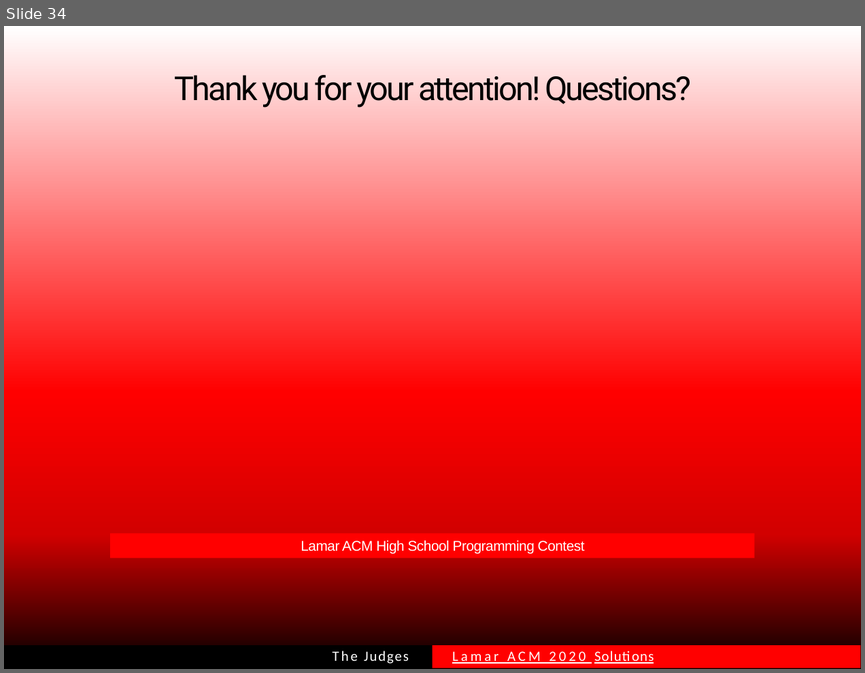
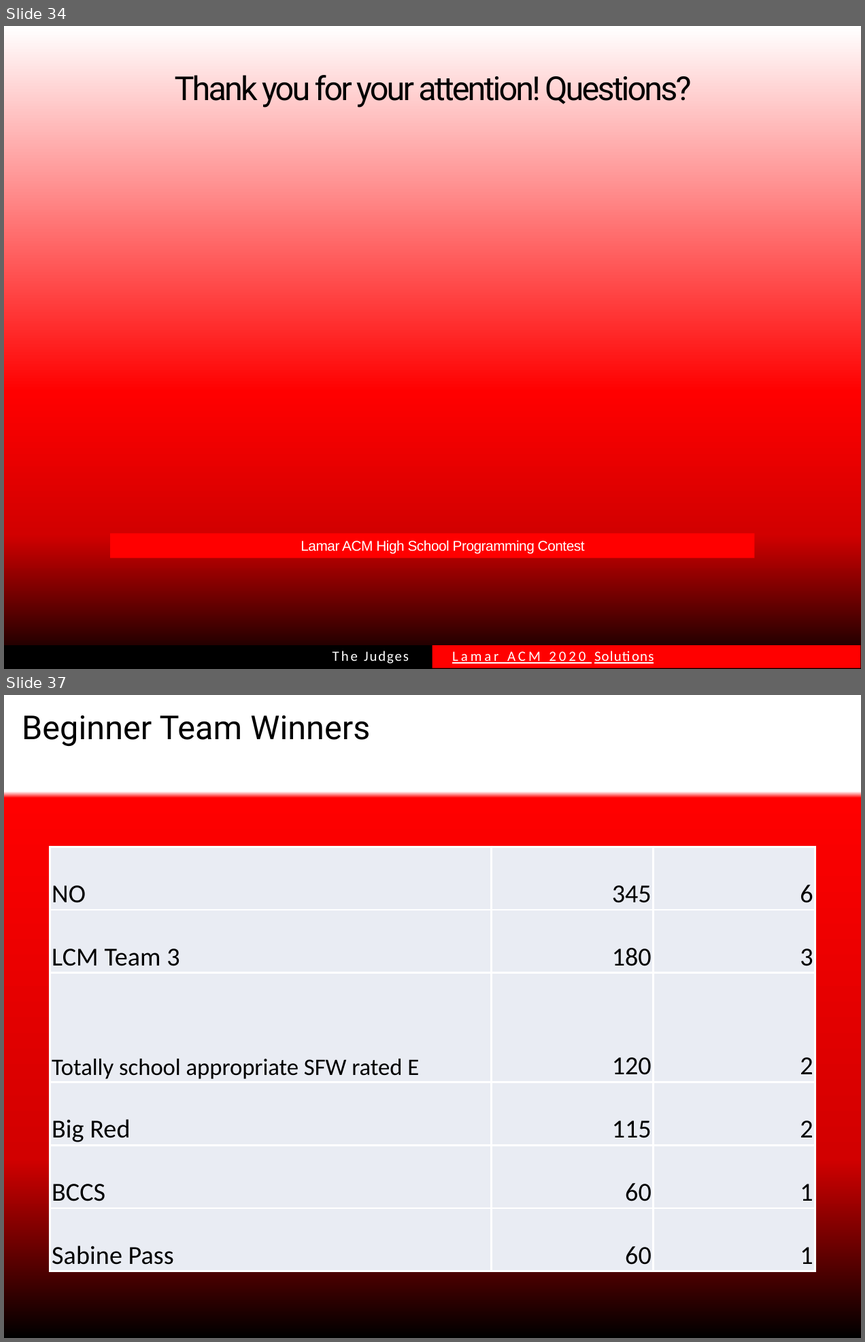
Before and after one commit to MKBeSomeone/MintFamily, a slide deck: Lamar ACM 2020 Solution Slides.pptx. Shown one above the other, each under a label of ours: slide 34 before the commit, slides 34 and 37 after it; the slides between them are not shown. The pictures are 865x673 and 865x1342 pixels, drawn with LibreOffice and Linux fonts; fonts in the diff are those of the drawing. Boxes give left, top, right and bottom in pixels: in the first picture for what was removed or moved away, otherwise in the second. Text is boxed around its words. In the diff, an @@ line names an element or a change of style, - is before the commit and + after.

Commit message:
final ppt

```diff
--- a/Lamar ACM 2020 Solution Slides.pptx
+++ b/Lamar ACM 2020 Solution Slides.pptx
@@ slide 37 added at (x1=4, y1=695, x2=861, y2=1338), background gradient #FFFFFF to #FF0000 to #D20000 to #000000 @@
@@ title added at (x1=22, y1=715, x2=370, y2=746), 14 pt, text #000000 @@
+Beginner Team Winners
@@ table added at (x1=50, y1=846, x2=815, y2=1272), 6 rows, 3 columns @@
+NO | 345 | 6
+LCM Team 3 | 180 | 3
+Totally school appropriate SFW rated E | 120 | 2
+Big Red | 115 | 2
+BCCS | 60 | 1
+Sabine Pass | 60 | 1
```
Also in this commit, not shown: 3 other slides added.
